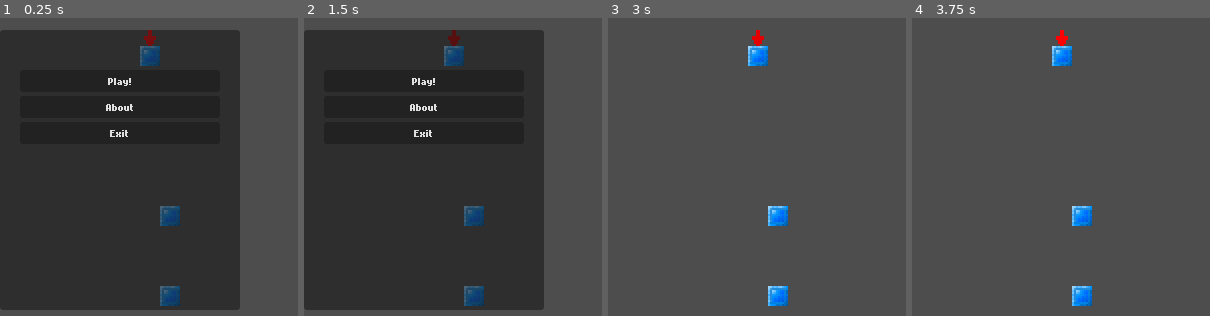
Above: before the commit, frames 1-4 (left to right).
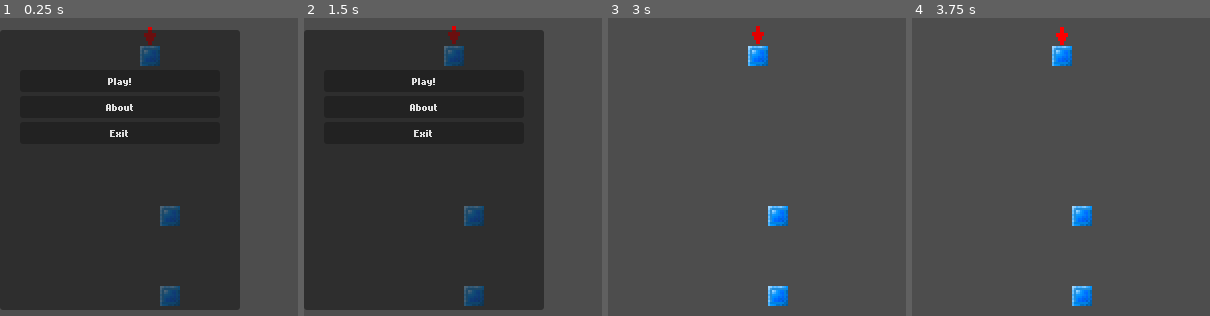
Above: after the commit, the same moments.

Repository: staddy/Circle2
Game: Godot game, scene res://Main.tscn
The game is run twice, just before and just after one commit, with the same random seed, the same clock (stepped at 60 frames per second) and the same inputs.
Inputs (mouse positions are % of the whole screen's width and height, from its top left):
- Up to frame 1 (0.25 s): no input
- Up to frame 2 (1.5 s): click "Play!" at 0.5 s; click (96, 96) at 1.25 s
- Up to frame 3 (3 s): click "Play!" at 2 s; click (96, 5) at 2.75 s
- Up to frame 4 (3.75 s): tap Enter at 3.5 s; move the mouse to (72, 49) at 3.52 s; hold D (right) from 3.53 s (still down); tap N (new) at 3.6 s; click (72, 49) at 3.67 s
The pictures show only the part of the screen within x 30-80%, y 29-79%; the shares and areas given below are measured in that part.

The runs differ from the first frame. In frame 1, less than 0.1% of the frame differs, in the area x 48-53%, y 3-10%; in frame 2, 0.1%, in the area x 48-53%, y 2-10%; in frame 3, 0.1%; in frame 4, less than 0.1%.

Commit message:
Fix animation

Diff:
--- a/Arrow.tscn
+++ b/Arrow.tscn
@@ -1,43 +1,65 @@
-[gd_scene load_steps=3 format=2]
+[gd_scene load_steps=5 format=3 uid="uid://dfrtu6l2c30hv"]
 
-[ext_resource path="res://arrow.png" type="Texture2D" id=1]
+[ext_resource type="Texture2D" uid="uid://dfq8m4bhrsdtv" path="res://arrow.png" id="1"]
 
-[sub_resource type="Animation" id=1]
+[sub_resource type="Animation" id="1"]
 resource_name = "animation"
 length = 3.0
-loop = true
+loop_mode = 1
 tracks/0/type = "value"
+tracks/0/imported = false
+tracks/0/enabled = true
 tracks/0/path = NodePath("arrow:frame")
 tracks/0/interp = 1
 tracks/0/loop_wrap = true
-tracks/0/imported = false
-tracks/0/enabled = true
 tracks/0/keys = {
-"times": PackedFloat32Array( 0, 0.5, 1, 1.5, 2, 2.5 ),
-"transitions": PackedFloat32Array( 1, 1, 1, 1, 1, 1 ),
+"times": PackedFloat32Array(0, 0.5, 1, 1.5, 2, 2.5),
+"transitions": PackedFloat32Array(1, 1, 1, 1, 1, 1),
 "update": 1,
-"values": [ 0, 1, 2, 3, 2, 1 ]
+"values": [0, 1, 2, 3, 2, 1]
 }
 tracks/1/type = "bezier"
+tracks/1/imported = false
+tracks/1/enabled = true
 tracks/1/path = NodePath("arrow:position:y")
 tracks/1/interp = 1
 tracks/1/loop_wrap = true
-tracks/1/imported = false
-tracks/1/enabled = true
 tracks/1/keys = {
-"points": PackedFloat32Array( 6, -0.25, 0, 0.25, 0, -2, -0.25, 0, 0.25, 0, 6, -0.25, 0, 0.25, 0 ),
-"times": PackedFloat32Array( 0, 1.5, 3 )
+"handle_modes": PackedInt32Array(0, 0, 0),
+"points": PackedFloat32Array(0, -0.25, 0, 0.25, 0, -5, -0.25, 0, 0.25, 0, 0, -0.25, 0, 0.25, 0),
+"times": PackedFloat32Array(0, 1.53333, 3)
+}
+
+[sub_resource type="Animation" id="Animation_3xxo2"]
+length = 0.001
+tracks/0/type = "bezier"
+tracks/0/imported = false
+tracks/0/enabled = true
+tracks/0/path = NodePath("arrow:position:y")
+tracks/0/interp = 1
+tracks/0/loop_wrap = true
+tracks/0/keys = {
+"handle_modes": PackedInt32Array(0),
+"points": PackedFloat32Array(0, -0.25, 0, 0.25, 0),
+"times": PackedFloat32Array(0)
+}
+
+[sub_resource type="AnimationLibrary" id="AnimationLibrary_ul4m8"]
+_data = {
+"RESET": SubResource("Animation_3xxo2"),
+"animation": SubResource("1")
 }
 
 [node name="Arrow" type="Node2D"]
 
 [node name="arrow" type="Sprite2D" parent="."]
-position = Vector2( 0, -4 )
-scale = Vector2( 2, 2 )
-texture = ExtResource( 1 )
+scale = Vector2(2, 2)
+texture = ExtResource("1")
 hframes = 4
-frame = 3
 
 [node name="AnimationPlayer" type="AnimationPlayer" parent="."]
+libraries = {
+"": SubResource("AnimationLibrary_ul4m8")
+}
 autoplay = "animation"
-anims/animation = SubResource( 1 )
+speed_scale = 2.0
Not shown, added: arrow.png.import
Not shown, added: ball.png.import
Not shown, added: bitcell_memesbruh03.ttf.import
Not shown, added: block.png.import
Not shown, added: down.png.import
Not shown, added: icon.png.import
Not shown, added: menu.png.import
Not shown, added: reset.png.import
Not shown, added: trace.png.import
Not shown, changed: .gitignore
